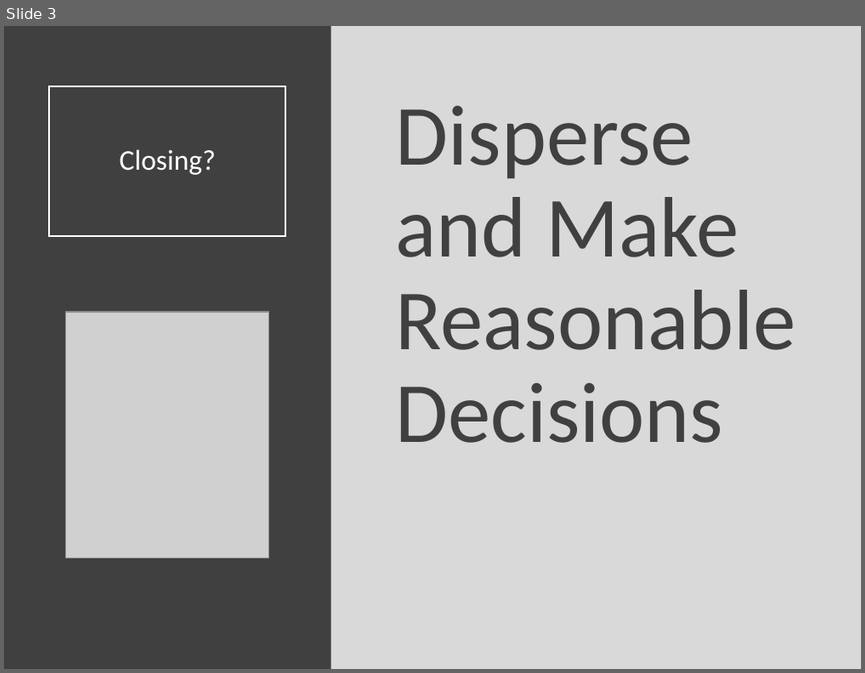
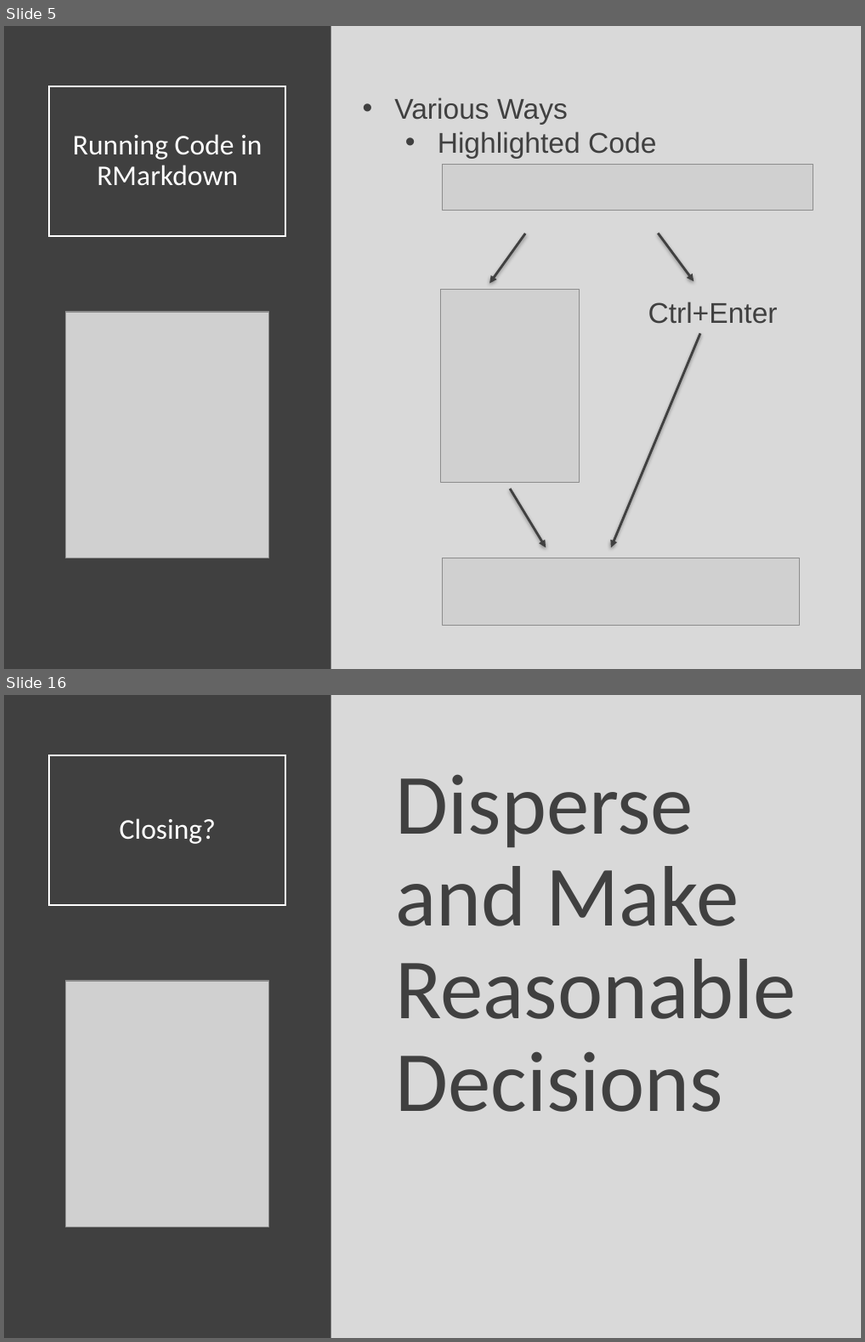
Before and after one commit to Yixf-Self/STOR320_WEBSITE, a slide deck: Lectures/Lecture 3/Lecture 3.pptx. Shown one above the other, each under a label of ours: slide 3 before the commit, slides 5 and 16 after it; the slides between them are not shown. The pictures are 865x673 and 865x1342 pixels, drawn with LibreOffice and Linux fonts; fonts in the diff are those of the drawing; grey boxes stand for pictures. Boxes give left, top, right and bottom in pixels: in the first picture for what was removed or moved away, otherwise in the second. Text is boxed around its words. In the diff, an @@ line names an element or a change of style, - is before the commit and + after.

```diff
--- a/Lectures/Lecture 3/Lecture 3.pptx
+++ b/Lectures/Lecture 3/Lecture 3.pptx
@@ slide 5 added at (x1=4, y1=26, x2=861, y2=669), background #D9D9D9 @@
@@ rectangle added at (x1=4, y1=26, x2=331, y2=669), fill #404040 @@
@@ title added at (x1=49, y1=86, x2=286, y2=236), outline #FFFFFF 1.5 pt, 24 pt, text #FFFFFF @@
+Running Code in RMarkdown
@@ text added at (x1=394, y1=97, x2=656, y2=159), 24 pt, text #404040 @@
+• Various Ways
+  • Highlighted Code
@@ picture added at (x1=442, y1=164, x2=813, y2=210) @@
@@ arrow added from (525, 233) to (490, 283), #404040 2 pt @@
@@ arrow added from (658, 233) to (693, 281), #404040 2 pt @@
@@ picture added at (x1=441, y1=289, x2=579, y2=482) @@
@@ text added at (x1=648, y1=301, x2=778, y2=324), 24 pt, text #404040 @@
+Ctrl+Enter
@@ picture added at (x1=66, y1=312, x2=268, y2=557) @@
@@ arrow added from (701, 334) to (611, 547), #404040 2 pt @@
@@ arrow added from (510, 488) to (545, 547), #404040 2 pt @@
@@ picture added at (x1=442, y1=557, x2=799, y2=625) @@
@@ what was slide 3 is now slide 16 @@
```
Also in this commit, not shown: 14 other slides added, 2 slides removed, 7 other files.
